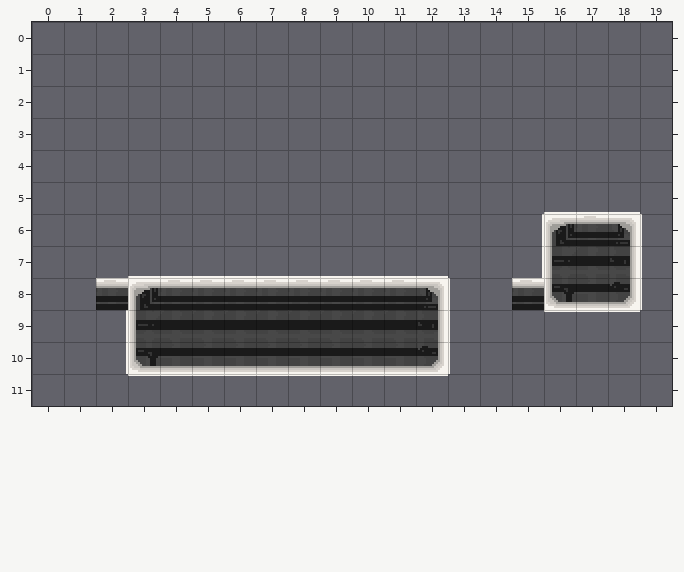
Tiled map, stored at assets/tiled/testing.tmx. Above: the version before the commit.
Cells are 16x16 px. Shown: x 0..19, y 0..11. Tiles whose own drawing changed are shown in their newer look in all pictures.
And afterwards:
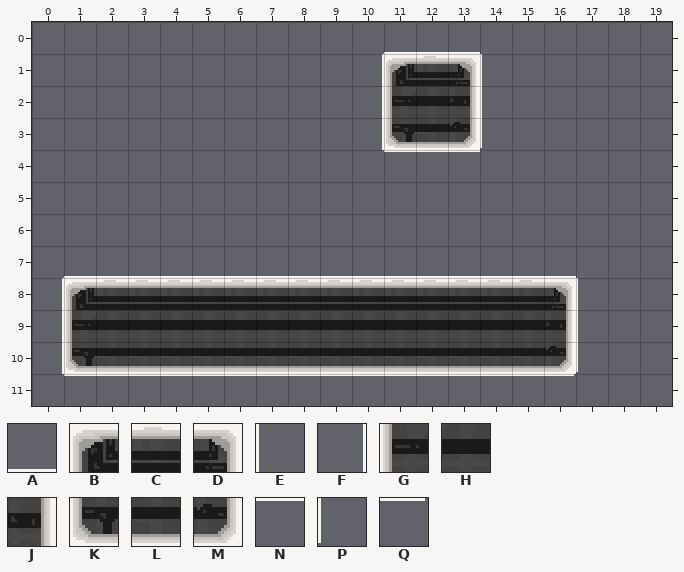
Key: from "Tilemap1": A 1, B 6, C 7, D 8, E 9, F 10, G 11, H 12, J 13, K 16, L 17, M 18, N 22, P 28, Q 35.
_ is an empty cell, . an unchanged one.
Change:
--- layer "Tiles"
@@ x 0..19 @@
- 0 ...........___......
- 1 .........._____.....
- 2 .........._____.....
- 3 .........._____.....
- 4 ...........___......
- 5 ................AAA.
- 6 ...............FBCDE
- 7 .__..........__FGHJE
- 8 __.B........DE_.KLME
- 9 __FG........JE__NNN.
-10 __FK........ME____..
-11 .__..........____...
+ 0 ...........AAA......
+ 1 ..........FBCDE.....
+ 2 ..........FGHJE.....
+ 3 ..........FKLMP.....
+ 4 ...........NNN......
+ 5 ................___.
+ 6 ..............._____
+ 7 .AA..........AAAA___
+ 8 FB.C........CCC.DE__
+ 9 FGHH........HHHHJE_.
+10 FKLL........LLLLMP..
+11 .NN..........NNNQ...
Where, in picture pixels (left, top, right, bottom), the same in both pictures:
added: (382, 52, 482, 152)
changed: (418, 212, 642, 376)
changed: (62, 276, 158, 376)
